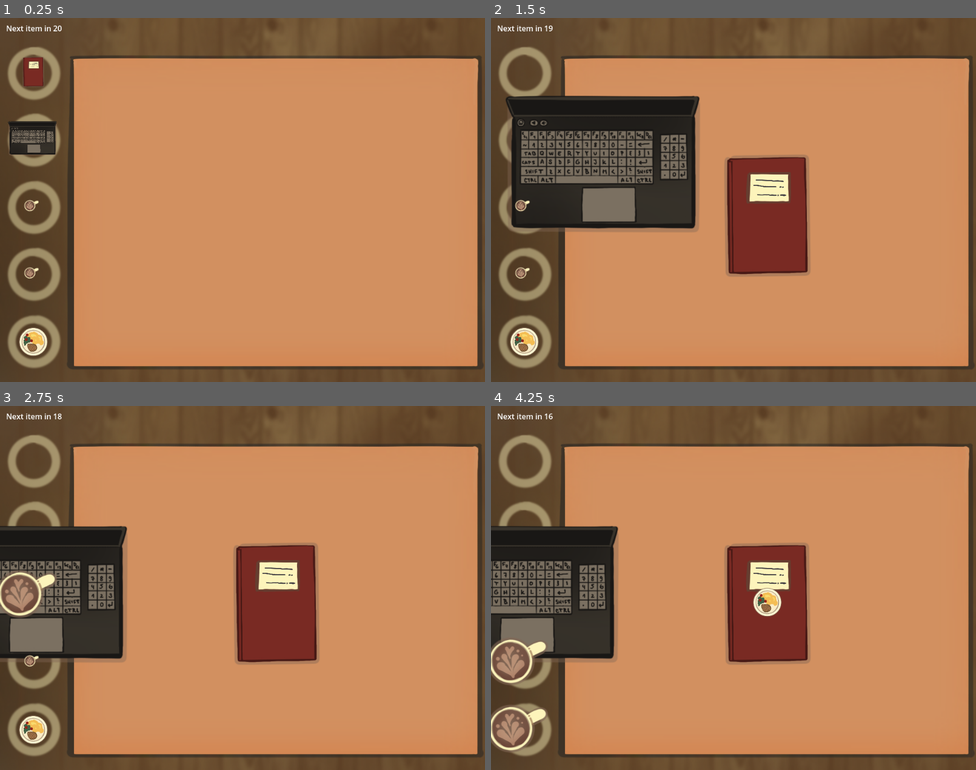
Above: before the commit, frames 1-4 (two rows, left to right).
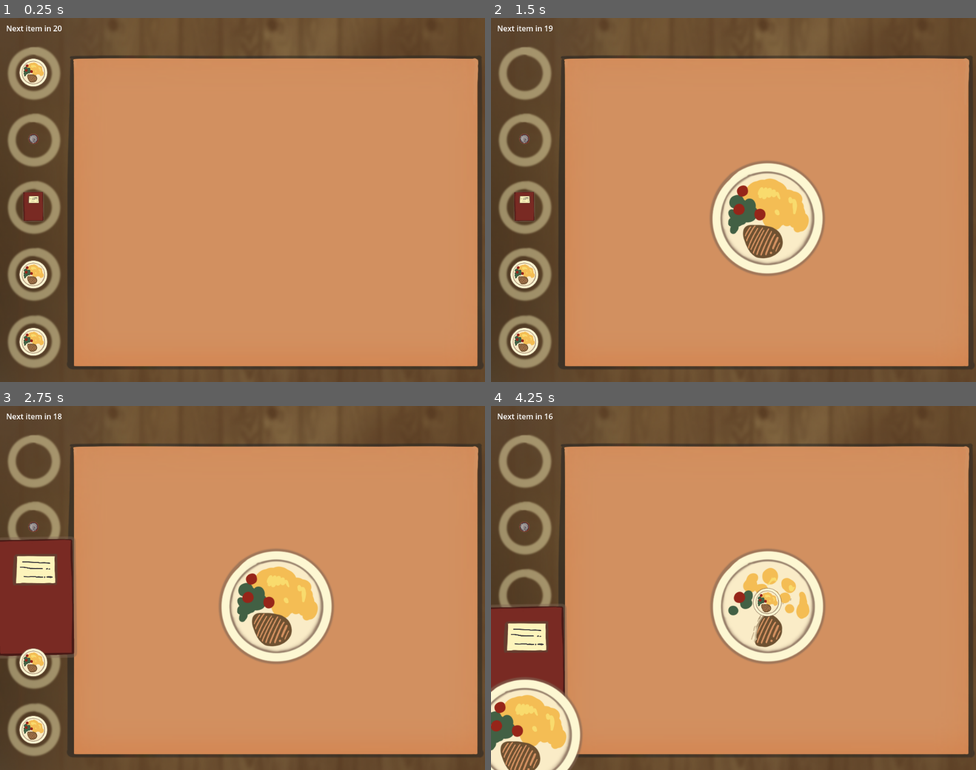
Above: after the commit, the same moments.

Repository: Nekaque/GJTraining
Game: Godot game, scene res://scenes/main.tscn
Same seed, same stepped clock (60 frames per second), same inputs: the game is played once before the commit and once after it.
Inputs (mouse positions are in pixels of both pictures, inside the frame that each line leads up to):
- Up to frame 1 (0.25 s): no input
- Up to frame 2 (1.5 s): tap Enter at 0.5 s; drag from (524, 72) to (767, 210) at 0.52 s; drag from (524, 138) to (767, 214) at 1.27 s
- Up to frame 3 (2.75 s): move the mouse to (33, 595) at 2.02 s; press the mouse at (33, 595) at 2.03 s
- Up to frame 4 (4.25 s): release the mouse at (524, 595) at 2.75 s; tap Space at 2.75 s; drag from (524, 660) to (767, 602) at 2.77 s; drag from (524, 729) to (767, 602) at 3.52 s

The runs differ from the first frame. In frame 1, 1.9% of the frame differs, in the area x 1-12%, y 10-75%; in frame 2, 21%, in the area x 3-69%, y 21-75%; in frame 3, 16%; in frame 4, 20%.

Commit message:
code more skibidi

Diff:
--- a/scripts/item.gd
+++ b/scripts/item.gd
@@ -10,21 +10,16 @@
 @onready var sprite = $Sprite
 var type = -1
 
-func _ready() -> void:
-	pass
+func _ready() -> void: pass
 
-func _on_mouse_entered() -> void:
-	mouse_in = true
+func _on_mouse_entered() -> void: mouse_in = true
 
-func _on_mouse_exited() -> void:
-	mouse_in = false
+func _on_mouse_exited() -> void: mouse_in = false
 
 func _on_area_entered(area: Area2D) -> void:
-	print(area.get_groups())
 	if (area.is_in_group('Items')): Coll.collisions +=1
 
 func _on_area_exited(area: Area2D) -> void:
-	print(area.get_groups())
 	if (area.is_in_group('Items')): Coll.collisions -=1
 
 func _on_table_colider_area_entered(area: Area2D) -> void:
@@ -33,8 +28,7 @@
 func _on_table_colider_area_exited(area: Area2D) -> void:
 	if (area.name == 'Table'): on_table = false
 
-func start_animation():
-	sprite.play()
+func start_animation(): sprite.play()
 
 func setup(i, num):
 	_ready()
@@ -44,6 +38,5 @@
 	colliders[num].disabled = false
 	position = Vector2(70, i*142 + 112)
 	init_pos = position
-
 	from = i
 	type = num
--- a/scripts/main.gd
+++ b/scripts/main.gd
@@ -1,28 +1,20 @@
 extends Node
 
-var pressed = false
-var entered = false
 var item = preload("res://scenes/item.tscn")
 var dragging = null
-var items = null
-var occupied = null
-var collided = 0
+var items = []
+var occupied  = [true, true, true, true, true]
 var rest = 0
 var time = 20
-var end = false
 var max_type = 4
 var random = RandomNumberGenerator.new()
-var probs = [1, 2, 3, 4, 5]
+var probs = [4, 5, 2, 2, 1]
 var shake = false
-const max_shake = 5
-const max_roll = 0.5
 @onready var timer = $Timer
 @onready var label = $Label
 
 func _ready() -> void:
 	var n = 5
-	items = []
-	occupied = [true, true, true, true, true]
 	for i in range(n): create_item(i)
 	timer.wait_time = time
 	timer.start(0)
@@ -35,21 +27,23 @@
 	items.append(temp)
 	occupied[i] = true
 
+func shake_screen():
+	var order = 0.3
+	const max_shake = 5
+	const max_roll = 0.5
+	$Cam.rotation = max_roll * order * randfn(-1, 1)
+	$Cam.position = Vector2(512+randfn(-1,1.2)*max_shake*order, 384+randfn(-1,1.2)*max_shake*order)
+
 func _process(delta: float) -> void:
-	if shake:
-		var order = 0.3
-		$Cam.rotation = max_roll * order * randfn(-1, 1)
-		$Cam.position = Vector2(512+randfn(-1,1.2)*max_shake*order, 384+randfn(-1,1.2)*max_shake*order)
+	if shake: shake_screen()
 	else: $Cam.position = Vector2(512,384)
-	if (!end):
-		if dragging:
-			dragging.position = get_viewport().get_mouse_position()
-		rest -= delta
-		var t = int(rest)+1
-		label.text = 'Next item in '+str(t)
+	if dragging: dragging.position = get_viewport().get_mouse_position()
+	rest -= delta
+	var t = int(rest)+1
+	label.text = 'Next item in '+str(t)
 
 func _input(event: InputEvent) -> void:
-	if event is InputEventMouseButton and !end:
+	if event is InputEventMouseButton:
 		if event.button_index == MOUSE_BUTTON_LEFT :
 			if event.is_action_pressed('click'):
 				for it in items:
@@ -60,7 +54,6 @@
 				if Coll.collisions >= 1 or !dragging.on_table:
 					dragging.position = dragging.init_pos
 					dragging.global_scale = Vector2(0.25,0.25)
-
 				else:
 					dragging.init_pos = dragging.position
 					if (dragging.from >= 0):
@@ -87,9 +80,4 @@
 		rest = time
 		timer.start(0)
 	else:
-		end = true
 		label.text = 'get rekt'
-
-
-func _on_button_pressed() -> void:
-	pass
